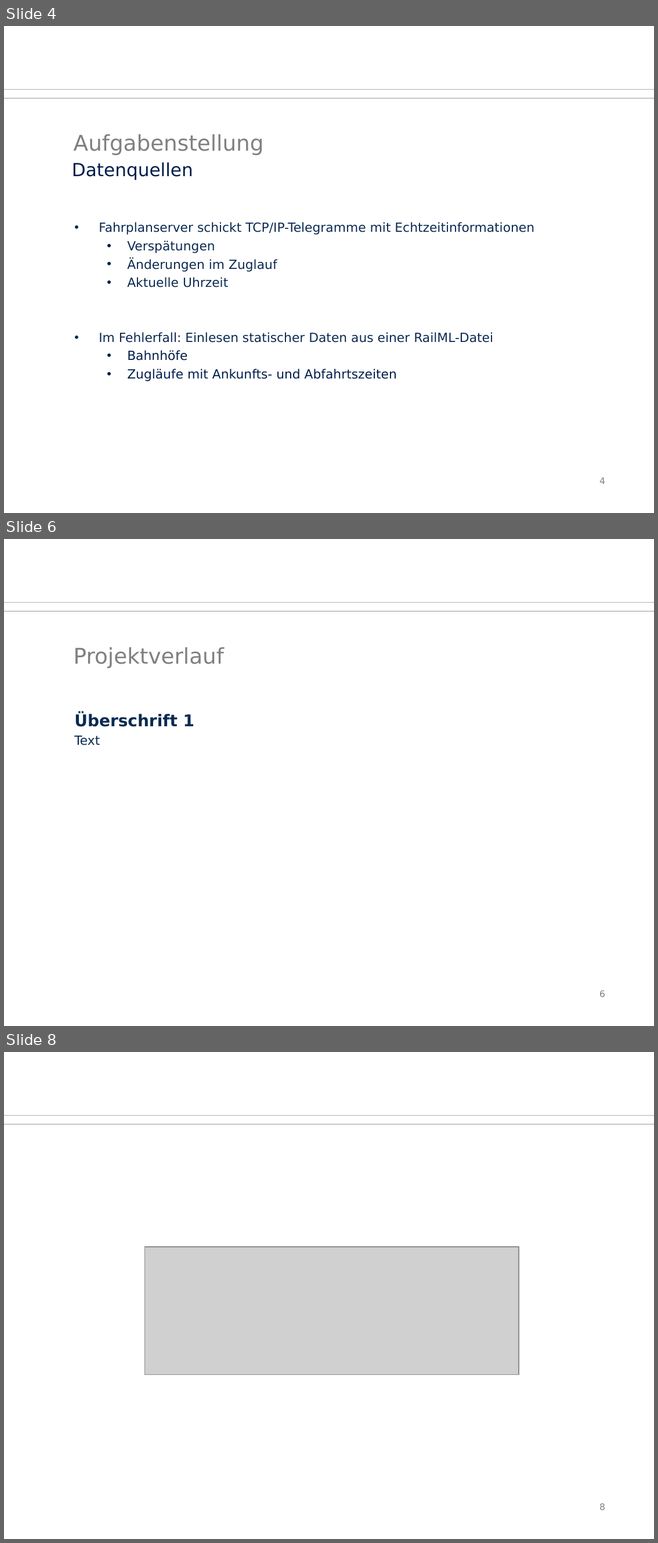
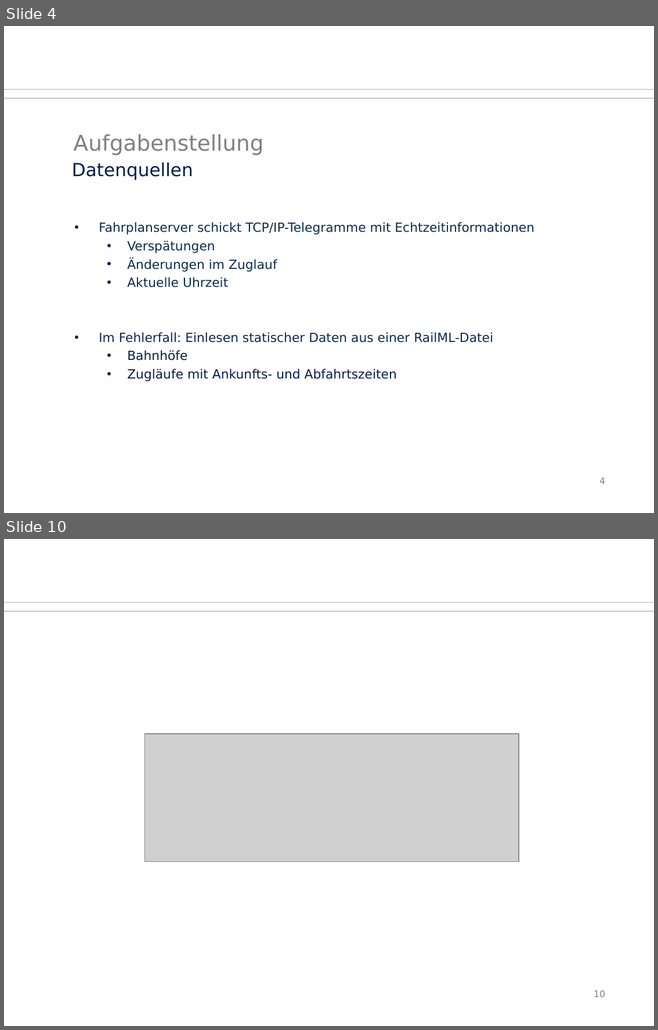
Before and after one commit to Juu98/fahrgastinformationssystem, a slide deck: organisation/zwischenpraesentation.odp. Shown one above the other, each under a label of ours: slides 4, 6 and 8 before the commit, slides 4 and 10 after it; the slides between them are not shown. The pictures are 658x1543 and 658x1030 pixels, drawn with LibreOffice and Linux fonts; fonts in the diff are those of the drawing; grey boxes stand for pictures; background and template pictures are left out. Boxes give left, top, right and bottom in pixels: in the first picture for what was removed or moved away, otherwise in the second. Text is boxed around its words. In the diff, an @@ line names an element or a change of style, - is before the commit and + after.

```diff
--- a/organisation/zwischenpraesentation.odp
+++ b/organisation/zwischenpraesentation.odp
@@ slide 6 removed at box(4, 539, 654, 1026), background #FFFFFF; not listed: 2 template elements that a slide beside it also shows @@
@@ title removed at box(74, 647, 224, 668) @@
-Projektverlauf
@@ text removed at box(74, 713, 194, 745) @@
-Überschrift 1
-Text
@@ page number removed at box(599, 990, 605, 997) @@
-6
@@ what was slide 8 is now slide 10 @@
@@ page number at box(593, 990, 605, 997): text changed @@
-8
+10
```
Also in this commit, not shown: 5 slides added, 2 other slides removed.
